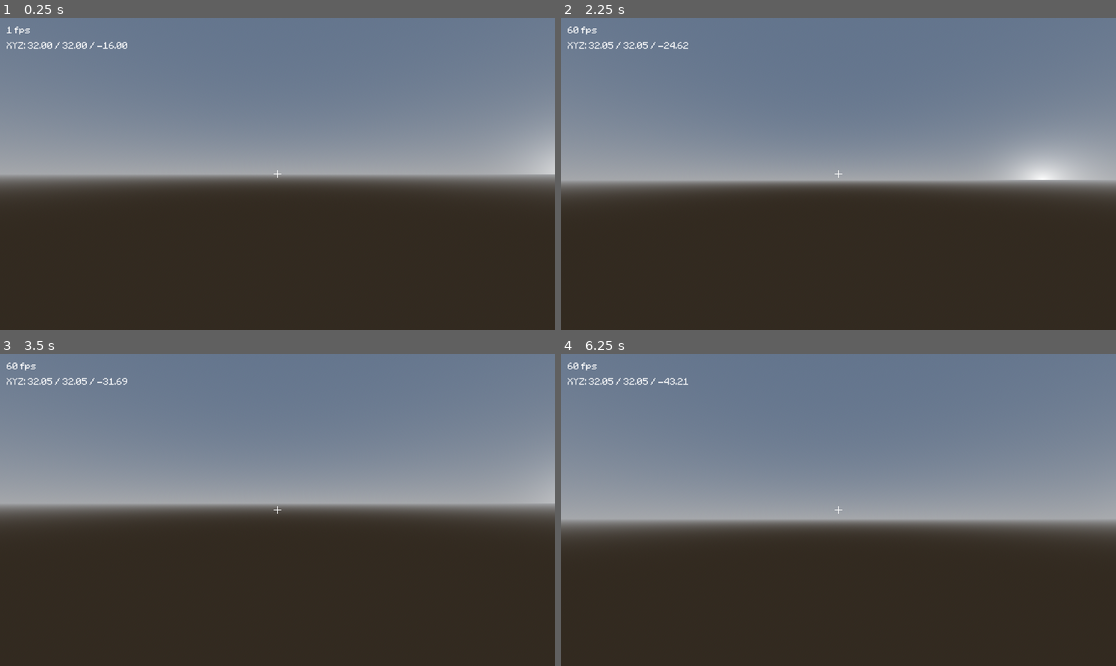
Above: before the commit, frames 1-4 (two rows, left to right).
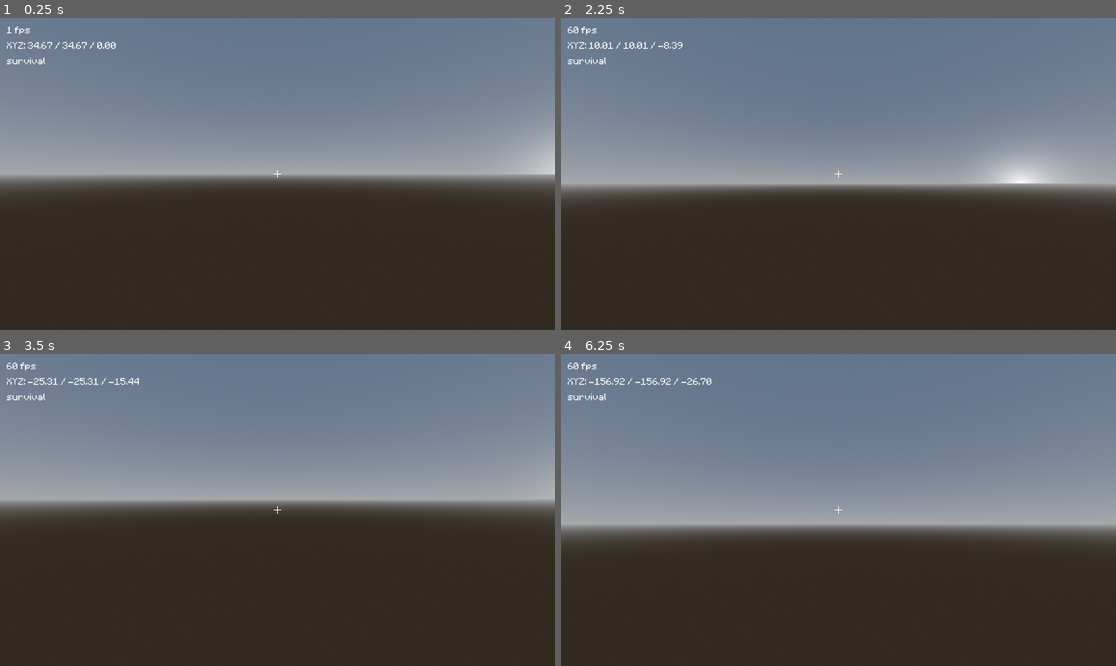
Above: after the commit, the same moments.

Repository: javier-adrian/voxel-gds
Game: Godot game, scene res://level.tscn
Two runs of this game, one before a commit and one after it. Both use one fixed random seed, a clock stepped at 60 frames per second and the inputs below.
Inputs (mouse positions are in pixels of both pictures, inside the frame that each line leads up to):
- Up to frame 1 (0.25 s): no input
- Up to frame 2 (2.25 s): move the mouse to (866, 174) at 0.52 s; hold W (Forward) from 0.53 s (still down); click (866, 174) at 0.6 s; right-click (866, 174) at 0.8 s; move the mouse to (810, 174) at 1.27 s; right-click (810, 174) at 1.35 s; click (810, 174) at 1.55 s; move the mouse to (849, 167) at 2.02 s; hold Shift (Sprint) from 2.03 s (still down)
- Up to frame 3 (3.5 s): keep holding W (Forward); right-click (288, 503) at 2.3 s; move the mouse to (271, 516) at 2.77 s; release Shift (Sprint) at 2.78 s; click (271, 516) at 2.85 s
- Up to frame 4 (6.25 s): move the mouse to (877, 513) at 3.52 s; right-click (877, 513) at 3.6 s; move the mouse to (794, 506) at 4.27 s; click (794, 506) at 4.35 s; move the mouse to (844, 510) at 5.02 s; right-click (844, 510) at 5.1 s; move the mouse to (816, 503) at 5.77 s; release W (Forward) at 5.78 s; hold D (Right) from 5.78 s (still down); tap Shift (Sprint) at 5.85 s; click (816, 503) at 6.05 s

The runs differ from the first frame. In frame 1, 0.2% of the frame differs, in the area x 1-23%, y 7-15%; in frame 2, 2.9%; in frame 3, 3.0%; in frame 4, 3.9%, in the area x 0-100%, y 7-58%.

Commit message:
overhaul player movement; add survival; add block place and break

Diff:
--- a/chunk.gd
+++ b/chunk.gd
@@ -1,3 +1,4 @@
+class_name Chunk
 extends StaticBody3D
 
 @export var collider: CollisionShape3D
@@ -139,3 +140,7 @@
 		return true
 
 	return blocks[blockPosition] == blockManager.air
+
+func setBlock(blockPosition: Vector3i, block: Block):
+	blocks[blockPosition] = block
+	update()
--- a/level.tscn
+++ b/level.tscn
@@ -53,4 +53,6 @@
 transform = Transform3D(-0.548498, 0, 0.836152, 0, 1, 0, -0.836152, 0, -0.548498, 32, 64, -320)
 
 [node name="Player" parent="." instance=ExtResource("2_yslca")]
-transform = Transform3D(1, 0, 0, 0, 1, 0, 0, 0, 1, -16, 32, -16)
+transform = Transform3D(1, 0, 0, 0, 1, 0, 0, 0, 1, 0, 35, 0)
+acceleration = 0.0
+survival = true
--- a/player.gd
+++ b/player.gd
@@ -1,18 +1,26 @@
+
 extends CharacterBody3D
 
-@export var acceleration: float  # 25
+@export var jump: float  # 300
 @export var walkSpeed: float  # 5
-@export var mouseSpeed: float  # 300
+@export var sensitivity: float  # 300
 
+@export var head: Node3D
 @export var cam: Camera3D
+@export var RayCast: RayCast3D
+@export var highlighter: MeshInstance3D
 @export var coords: Label
 @export var fps: Label
+@export var gamemode: Label
+@export var survival: bool
 
-# var velocity = Vector3.ZERO
 var lookAngles = Vector2.ZERO
 
 var sprintSpeed: float
 var playerSpeed: float
+var camXRotation: float = 0
+var gravity = ProjectSettings.get_setting("physics/3d/default_gravity")
+@onready var blockManager = get_node(^"/root/Level/BlockManager")
 
 
 func _ready():
@@ -22,16 +30,24 @@
 
 
 func _physics_process(delta):
-	lookAngles.y = clamp(lookAngles.y, PI / -2, PI / 2)
-	rotation = Vector3(lookAngles.y, lookAngles.x, 0)
-	var direction = updateDirection()
+	if !is_on_floor() && survival:
+		velocity.y -= gravity * delta
+	if Input.is_action_just_pressed("Up") && is_on_floor() && survival:
+		velocity.y = jump
 
-	if direction:
-		velocity = direction * playerSpeed
-	else:
-		velocity.x = move_toward(velocity.x, 0, walkSpeed)
-		velocity.y = move_toward(velocity.y, 0, walkSpeed)
-		velocity.z = move_toward(velocity.z, 0, walkSpeed)
+	var horizontal = Input.get_vector("Left", "Right", "Backward", "Forward").normalized()
+
+	var direction = Vector3.ZERO
+
+	direction += horizontal.x * head.global_basis.x
+	direction += horizontal.y * -head.global_basis.z
+
+	if !survival:
+		var vertical = Input.get_axis("Up", "Down") * -1
+		velocity.y = vertical * gravity
+
+	velocity.x = direction.x * playerSpeed
+	velocity.z = direction.z * playerSpeed
 
 	if Input.is_action_pressed("Sprint") and direction != Vector3.ZERO:
 		playerSpeed = sprintSpeed
@@ -44,20 +60,41 @@
 
 	move_and_slide()
 
+func _input(event):
+	if Input.is_physical_key_pressed(KEY_F4):
+		survival = false if survival else true
+	if Input.is_physical_key_pressed(KEY_F1):
+		coords.visible = false if coords.visible else true
+		fps.visible = false if fps.visible else true
+		gamemode.visible = false if gamemode.visible else true
+	if event is InputEventMouseMotion:
+		var mouseMotion = event as InputEventMouseMotion
+		lookAngles.x = mouseMotion.relative.y * sensitivity
+		lookAngles.y = -mouseMotion.relative.x * sensitivity
 
-func _input(event):
-	if event is InputEventMouseMotion:
-		lookAngles -= event.relative / mouseSpeed
-
-
-func updateDirection():
-	var horizontal = Input.get_vector("Left", "Right", "Forward", "Backward")
-	var vertical = Input.get_axis("Up", "Down") * -1
-
-	return (transform.basis * Vector3(horizontal.x, vertical, horizontal.y)).normalized()
-
+		head.rotate_y(deg_to_rad(lookAngles.y))
+		if camXRotation + lookAngles.x > -90 && camXRotation + lookAngles.x < 90:
+			cam.rotate_x(deg_to_rad(-lookAngles.x))
+			camXRotation += lookAngles.x
 
 func _process(delta):
+	highlighter.visible = RayCast.is_colliding()
+
+	if RayCast.is_colliding() && RayCast.get_collider() is Chunk:
+		var chunk = RayCast.get_collider()
+		highlighter.visible = true
+
+		var blockPosition = RayCast.get_collision_point() - 0.5 * RayCast.get_collision_normal()
+		var intBlockPosition = Vector3i(floori(blockPosition.x), floori(blockPosition.y), floori(blockPosition.z))
+		highlighter.global_position = Vector3(intBlockPosition) + Vector3(0.5, 0.5, 0.5)
+
+		if Input.is_action_just_pressed("Break"):
+			chunk.setBlock(Vector3i(intBlockPosition - Vector3i(chunk.global_position)), blockManager.air)
+		if Input.is_action_just_pressed("Place"):
+			chunk.setBlock(Vector3i(intBlockPosition + Vector3i(RayCast.get_collision_normal())), blockManager.stone)
+	else:
+		highlighter.visible = false
+
 	coords.text = (
 		"XYZ: "
 		+ ("%.2f" % global_position.y)
@@ -67,3 +104,4 @@
 		+ ("%.2f" % global_position.z)
 	)
 	fps.text = str(Engine.get_frames_per_second()) + " fps"
+	gamemode.text = "survival" if survival else "creative"
--- a/player.tscn
+++ b/player.tscn
@@ -1,18 +1,32 @@
-[gd_scene load_steps=3 format=3 uid="uid://bxgiex2boc23g"]
+[gd_scene load_steps=6 format=3 uid="uid://bxgiex2boc23g"]
 
 [ext_resource type="Script" path="res://player.gd" id="1_g3lm8"]
 [ext_resource type="FontFile" uid="uid://djycnlo5n88st" path="res://assets/Minecraftia-Regular.ttf" id="2_8ggpf"]
 
-[node name="Player" type="CharacterBody3D" node_paths=PackedStringArray("cam", "coords", "fps")]
+[sub_resource type="CylinderShape3D" id="CylinderShape3D_7whlb"]
+height = 1.95
+radius = 0.45
+
+[sub_resource type="StandardMaterial3D" id="StandardMaterial3D_8j2cv"]
+transparency = 1
+albedo_color = Color(1, 1, 1, 0.4)
+
+[sub_resource type="BoxMesh" id="BoxMesh_cry2v"]
+material = SubResource("StandardMaterial3D_8j2cv")
+size = Vector3(1.01, 1.01, 1.01)
+
+[node name="Player" type="CharacterBody3D" node_paths=PackedStringArray("head", "cam", "RayCast", "highlighter", "coords", "fps", "gamemode")]
 script = ExtResource("1_g3lm8")
-acceleration = 25.0
+jump = 8.5
 walkSpeed = 5.0
-mouseSpeed = 300.0
-cam = NodePath("Camera3D")
+sensitivity = 0.3
+head = NodePath("head")
+cam = NodePath("head/Camera3D")
+RayCast = NodePath("head/Camera3D/RayCast3D")
+highlighter = NodePath("highlighter")
 coords = NodePath("UserInterface/MarginContainer/VBoxContainer/CoordinateLabel")
 fps = NodePath("UserInterface/MarginContainer/VBoxContainer/FPSLabel")
-
-[node name="Camera3D" type="Camera3D" parent="."]
+gamemode = NodePath("UserInterface/MarginContainer/VBoxContainer/GameModeLabel")
 
 [node name="UserInterface" type="Control" parent="."]
 layout_mode = 3
@@ -69,3 +83,22 @@
 [node name="CoordinateLabel" type="Label" parent="UserInterface/MarginContainer/VBoxContainer"]
 layout_mode = 2
 theme_override_fonts/font = ExtResource("2_8ggpf")
+
+[node name="GameModeLabel" type="Label" parent="UserInterface/MarginContainer/VBoxContainer"]
+layout_mode = 2
+theme_override_fonts/font = ExtResource("2_8ggpf")
+
+[node name="CollisionShape3D" type="CollisionShape3D" parent="."]
+shape = SubResource("CylinderShape3D_7whlb")
+
+[node name="head" type="Node3D" parent="."]
+transform = Transform3D(1, 0, 0, 0, 1, 0, 0, 0, 1, 0, 0.607421, 0)
+
+[node name="Camera3D" type="Camera3D" parent="head"]
+
+[node name="RayCast3D" type="RayCast3D" parent="head/Camera3D"]
+visible = false
+target_position = Vector3(0, 0, -5)
+
+[node name="highlighter" type="MeshInstance3D" parent="."]
+mesh = SubResource("BoxMesh_cry2v")
--- a/project.godot
+++ b/project.godot
@@ -61,3 +61,17 @@
 "events": [Object(InputEventKey,"resource_local_to_scene":false,"resource_name":"","device":-1,"window_id":0,"alt_press …(182 unchanged characters)…
 ]
 }
+Break={
+"deadzone": 0.5,
+"events": [Object(InputEventMouseButton,"resource_local_to_scene":false,"resource_name":"","device":-1,"window_id":0,"alt_pressed":false,"shift_pressed":false,"ctrl_pressed":false,"meta_pressed":false,"button_mask":1,"position":Vector2(75, 18),"global_position":Vector2(78, 50),"factor":1.0,"button_index":1,"canceled":false,"pressed":true,"double_click":false,"script":null)
+]
+}
+Place={
+"deadzone": 0.5,
+"events": [Object(InputEventMouseButton,"resource_local_to_scene":false,"resource_name":"","device":-1,"window_id":0,"alt_pressed":false,"shift_pressed":false,"ctrl_pressed":false,"meta_pressed":false,"button_mask":2,"position":Vector2(122, 13),"global_position":Vector2(125, 45),"factor":1.0,"button_index":2,"canceled":false,"pressed":true,"double_click":false,"script":null)
+]
+}
+
+[physics]
+
+2d/default_gravity=24.0
